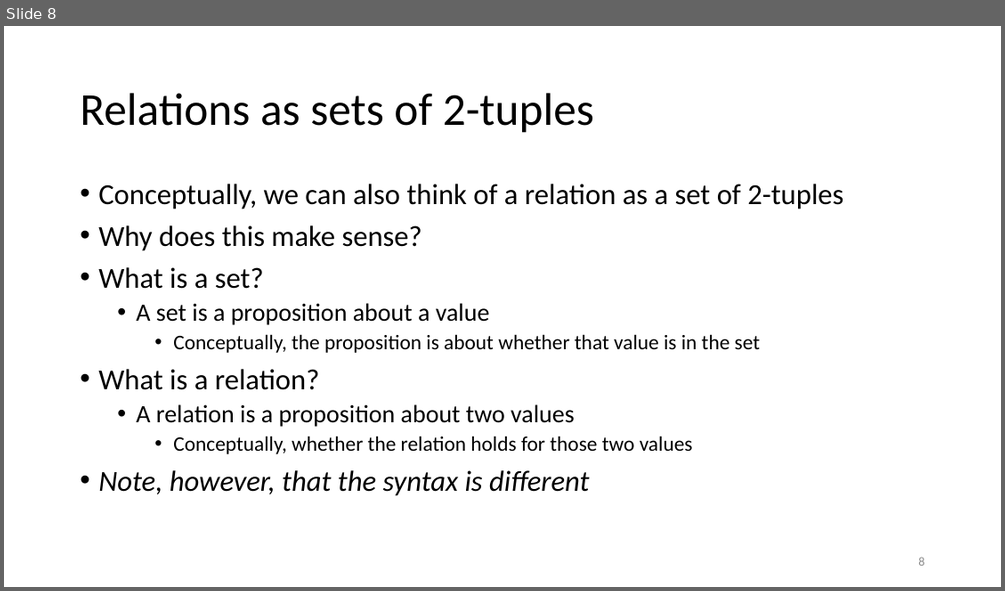
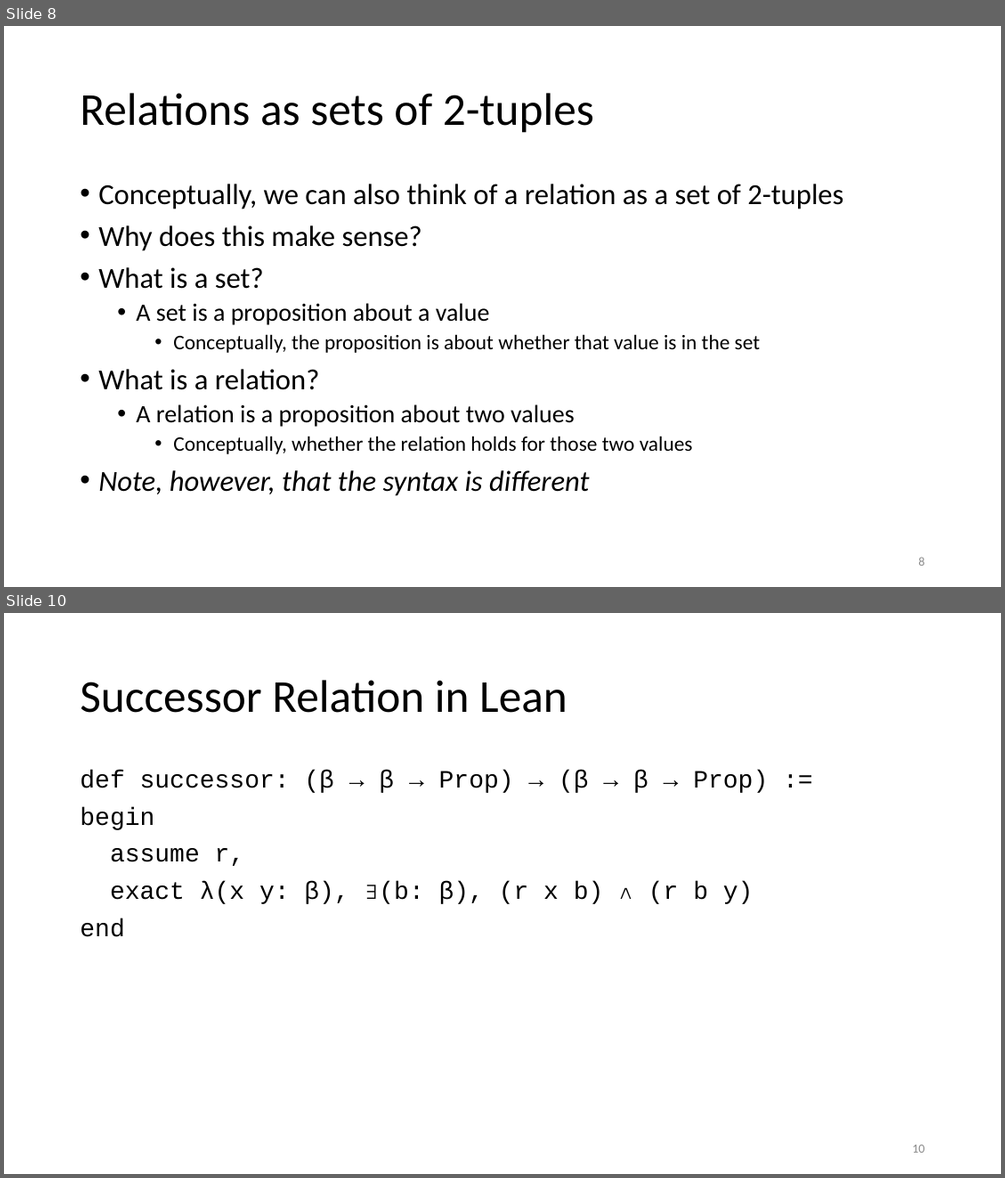
Before and after one commit to tcmch/cs-dm-lean, a slide deck: src/13_Relations/Relations.pptx. Shown one above the other, each under a label of ours: slide 8 before the commit, slides 8 and 10 after it; the slides between them are not shown. The pictures are 1005x591 and 1005x1178 pixels, drawn with LibreOffice and Linux fonts; fonts in the diff are those of the drawing. Boxes give left, top, right and bottom in pixels: in the first picture for what was removed or moved away, otherwise in the second. Text is boxed around its words. In the diff, an @@ line names an element or a change of style, - is before the commit and + after.

Commit message:
Added material to relations

```diff
--- a/src/13_Relations/Relations.pptx
+++ b/src/13_Relations/Relations.pptx
@@ slide 10 added at (4, 613, 1001, 1174), background #FFFFFF @@
@@ title added at (80, 680, 567, 713), 44 pt, text #000000 @@
+Successor Relation in Lean
@@ text added at (80, 770, 768, 937), 24 pt, text #000000 @@
+def successor: (β → β → Prop) → (β → β → Prop) :=
+begin
+assume r,
+exact λ(x y: β), ∃(b: β), (r x b) ∧ (r b y)
+end
@@ page number added at (912, 1144, 924, 1152), 12 pt, text #8C8C8C @@
+10
```
Also in this commit, not shown: 1 slide changed, 2 other slides added, 1 other file.
